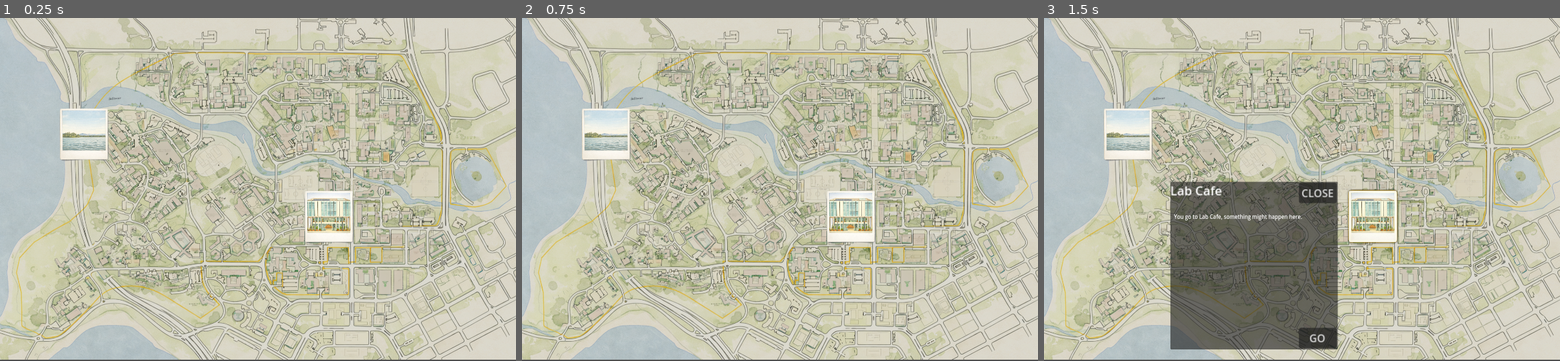
Above: before the commit, frames 1-3 (left to right).
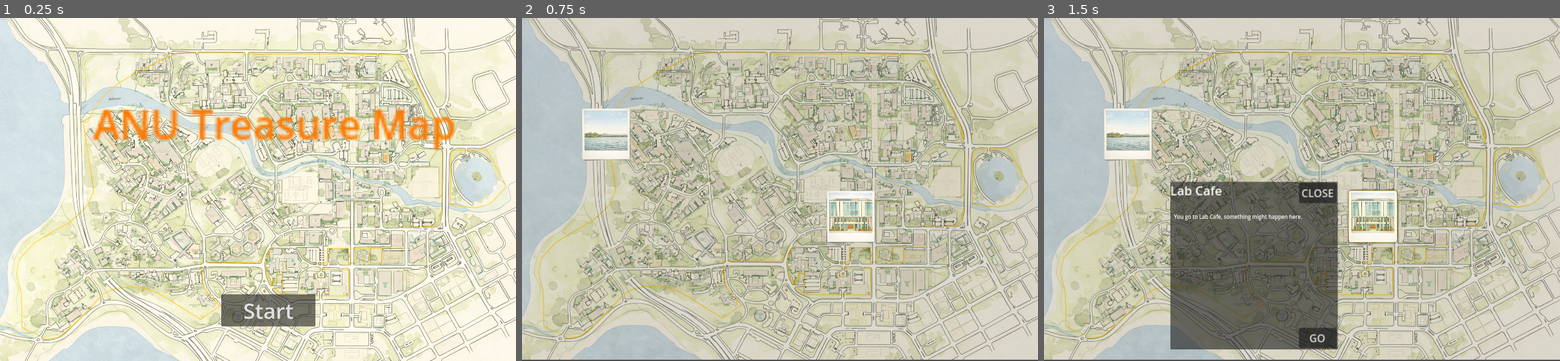
Above: after the commit, the same moments.

Repository: JeongJoonLee-kr/ANU_TreasureMap
Game: Godot game, scene res://Start.tscn
Two runs of this game, one before a commit and one after it. Both use one fixed random seed, a clock stepped at 60 frames per second and the inputs below. Before the commit the project starts from res://map.tscn.
Inputs (mouse positions are in pixels of both pictures, inside the frame that each line leads up to):
- Up to frame 1 (0.25 s): no input
- Up to frame 2 (0.75 s): click (790, 309) at 0.5 s, where only the run after the commit has a clickable "Start"
- Up to frame 3 (1.5 s): click (1374, 216) at 1.25 s

The runs differ from the first frame. In frame 1, 88% of the frame differs, in the area x 0-100%, y 0-100%; in frame 2, nothing differs; in frame 3, nothing differs.

Commit message:
Start Scene

Diff:
--- /dev/null
+++ b/Godot_Game/anu-treasure-map/Start.tscn
@@ -0,0 +1,41 @@
+[gd_scene load_steps=3 format=3 uid="uid://2wtnh4gdwks"]
+
+[ext_resource type="Script" uid="uid://c44qcr4grsjxa" path="res://control.gd" id="1_52bhu"]
+[ext_resource type="Texture2D" uid="uid://bp55syjg5uxno" path="res://resources/Map/ANU Map.png" id="1_r305v"]
+
+[node name="Start" type="Node2D"]
+
+[node name="Control" type="Control" parent="."]
+layout_mode = 3
+anchors_preset = 0
+offset_right = 40.0
+offset_bottom = 40.0
+script = ExtResource("1_52bhu")
+
+[node name="TextureRect" type="TextureRect" parent="Control"]
+layout_mode = 0
+offset_right = 40.0
+offset_bottom = 40.0
+texture = ExtResource("1_r305v")
+
+[node name="Label" type="Label" parent="Control"]
+modulate = Color(1, 1, 0, 1)
+self_modulate = Color(1, 0.4745098, 1, 1)
+layout_mode = 0
+offset_left = 278.0
+offset_top = 230.0
+offset_right = 424.0
+offset_bottom = 253.0
+scale = Vector2(7.397213, 7.397213)
+text = "ANU Treasure Map"
+
+[node name="Button" type="Button" parent="Control"]
+layout_mode = 0
+offset_left = 659.0
+offset_top = 825.0
+offset_right = 939.0
+offset_bottom = 905.0
+theme_override_font_sizes/font_size = 64
+text = "Start"
+
+[connection signal="pressed" from="Control/Button" to="Control" method="_on_start_button_pressed"]
--- /dev/null
+++ b/Godot_Game/anu-treasure-map/control.gd
@@ -0,0 +1,11 @@
+extends Control
+
+func _ready() -> void:
+	pass
+
+func _on_start_button_pressed() -> void:
+	get_tree().change_scene_to_file("res://map.tscn")
+
+
+func _on_button_pressed() -> void:
+	pass # Replace with function body.
--- a/Godot_Game/anu-treasure-map/project.godot
+++ b/Godot_Game/anu-treasure-map/project.godot
@@ -15,7 +15,7 @@
 [application]
 
 config/name="ANU_Treasure_Map"
-run/main_scene="uid://0sowkn4nyat2"
+run/main_scene="uid://2wtnh4gdwks"
 config/features=PackedStringArray("4.5", "Forward Plus")
 config/icon="uid://cd4lwtgxx7odo"
 
Not shown, added: Godot_Game/anu-treasure-map/control.gd.uid
